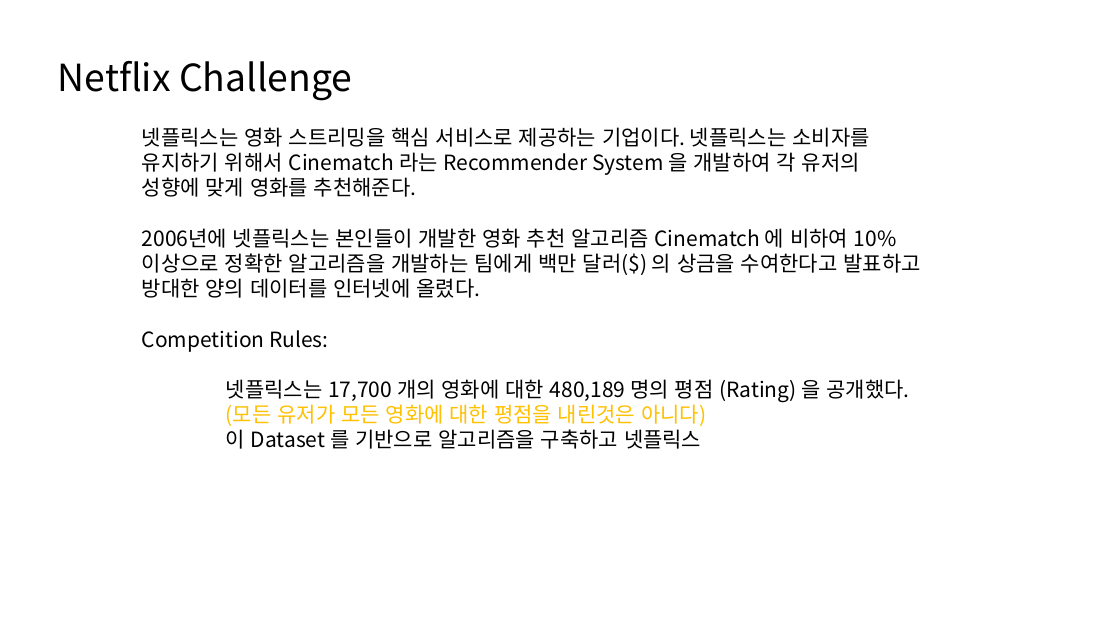
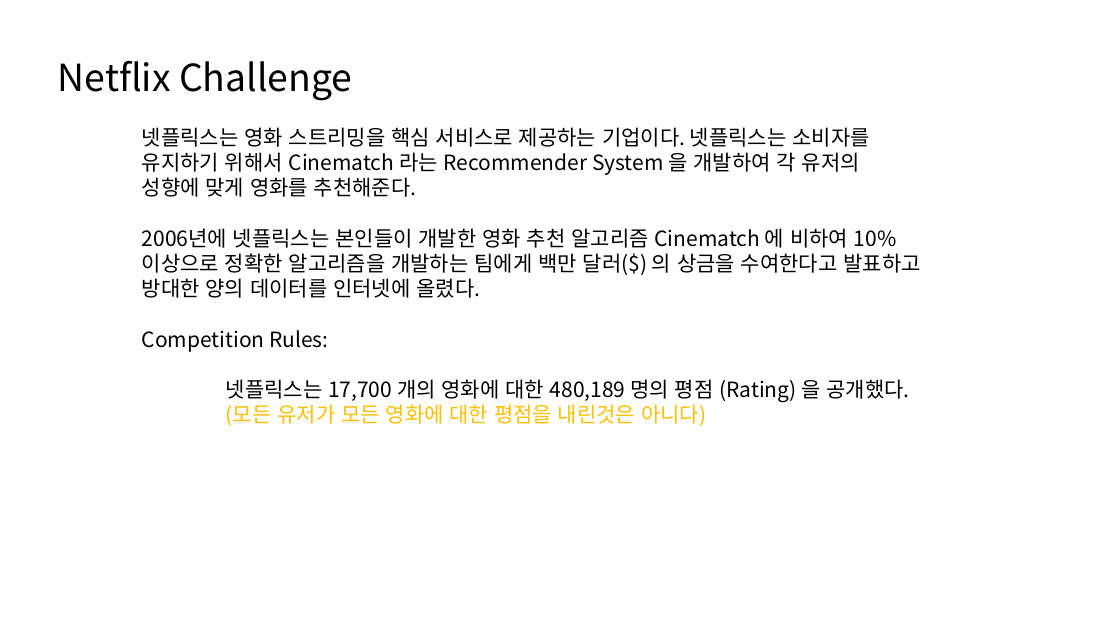
Before and after one commit to csjungminlim/MatrixCompletion, a slide deck: slide 4 of 넷플릭스.pptx. Drawn at 1120x630 pixels with LibreOffice and Linux fonts; fonts in the diff are those of the drawing. Boxes give left, top, right and bottom in pixels: in the first picture for what was removed or moved away, otherwise in the second. Text is boxed around its words. In the diff, an @@ line names an element or a change of style, - is before the commit and + after.

```diff
--- a/넷플릭스.pptx
+++ b/넷플릭스.pptx
@@ text at [226,429,701,449]: paragraph removed @@
-이 Dataset 를 기반으로 알고리즘을 구축하고 넷플릭스
```
Also in this commit, not shown: 3 other slides changed, 1 slide added, 4 slides removed.
